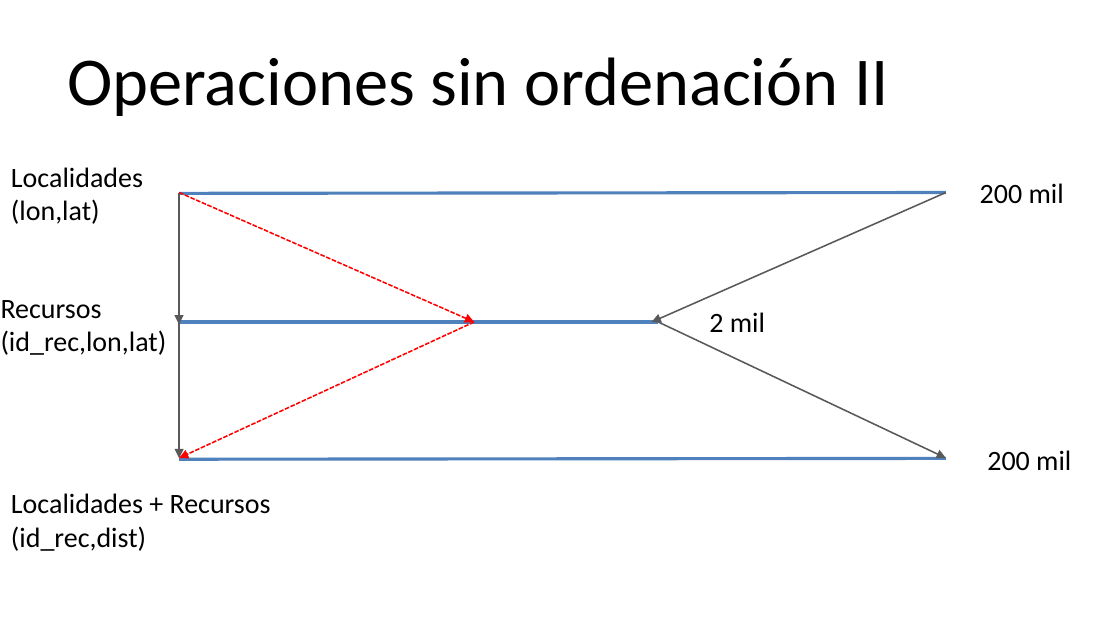
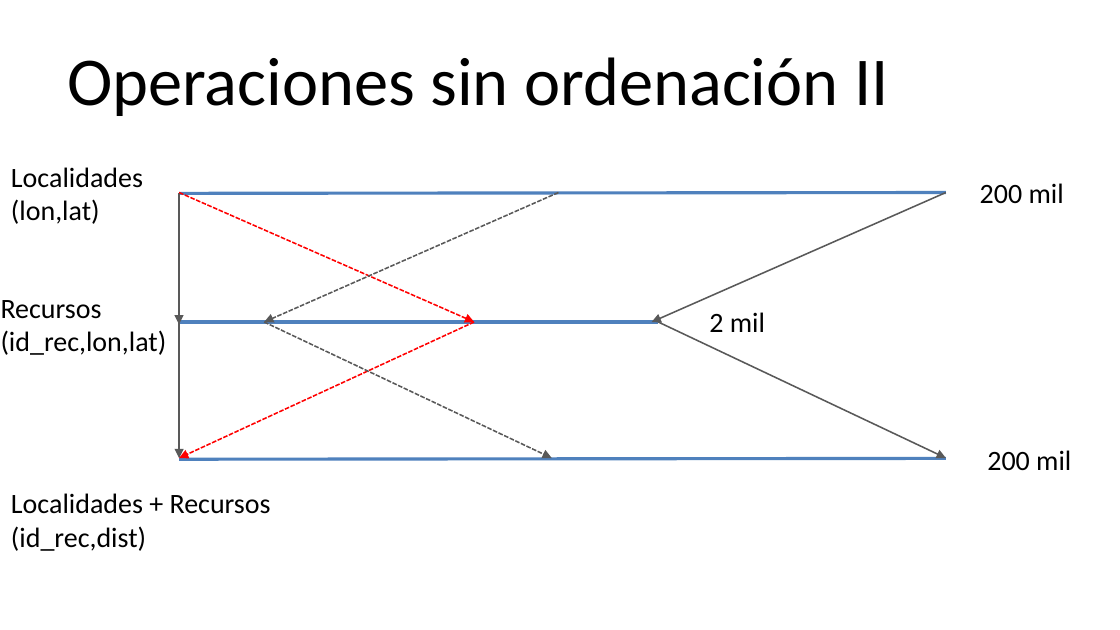
Before and after one commit to alffore/CAC3, a slide deck: slide 4 of docs/ModeloCUDA.pptx. Drawn at 1120x630 pixels with LibreOffice and Linux fonts; fonts in the diff are those of the drawing. Boxes give left, top, right and bottom in pixels: in the first picture for what was removed or moved away, otherwise in the second. Text is boxed around its words. In the diff, an @@ line names an element or a change of style, - is before the commit and + after.

```diff
--- a/docs/ModeloCUDA.pptx
+++ b/docs/ModeloCUDA.pptx
@@ arrow added from (559, 193) to (264, 323), #595959 1 pt dashed @@
@@ arrow added from (264, 323) to (552, 458), #595959 1 pt dashed @@
```
Also in this commit, not shown: 2 slides added, 4 other files.
